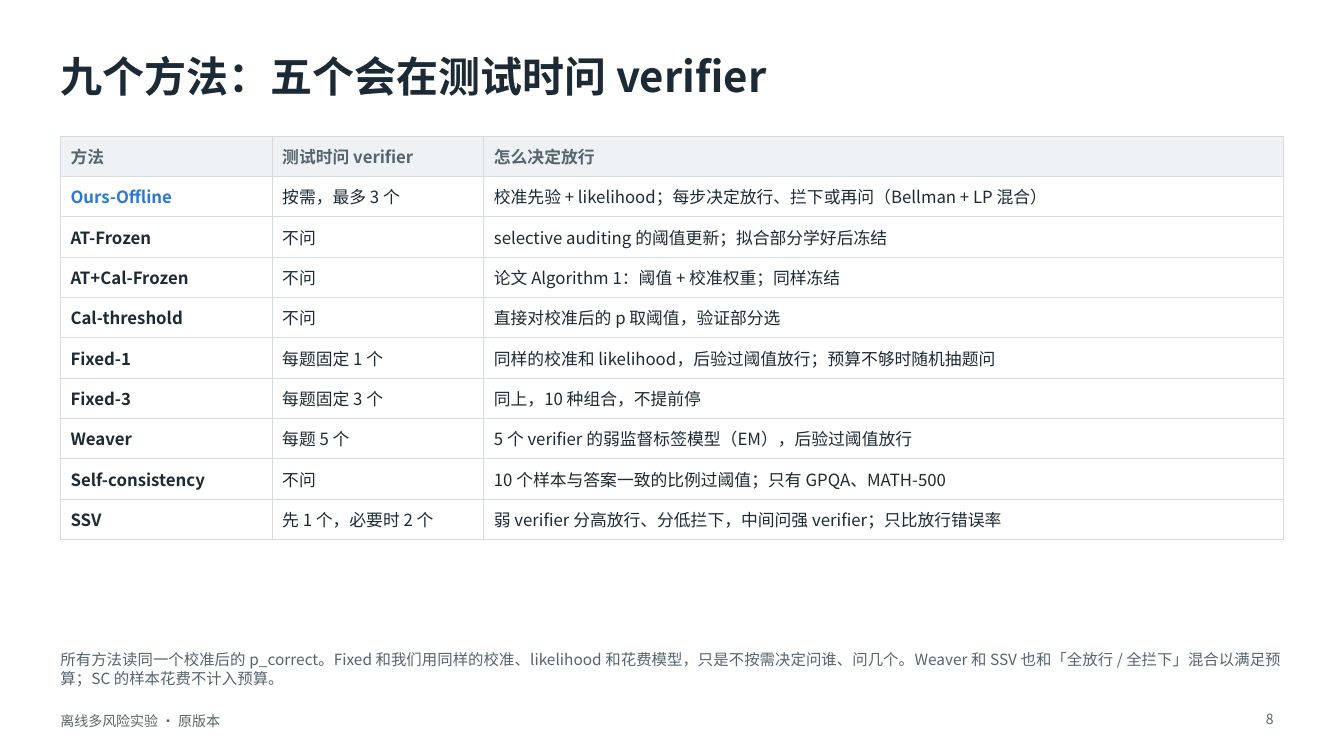
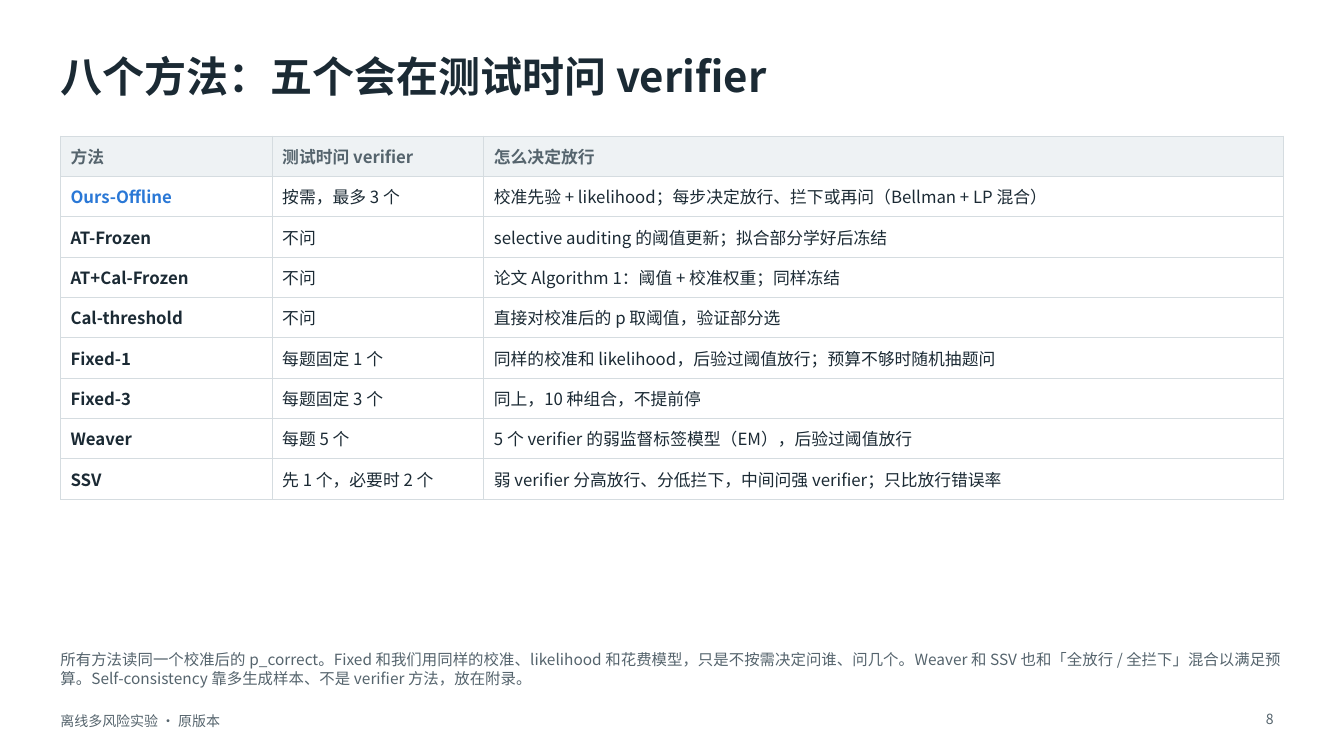
Before and after one commit to toz015/verification_generation_experiment, a slide deck: slide 8 of reports/offline_multirisk_20261116_calibrated/deck/离线多风险实验_原版本.pptx. Drawn at 1344x756 pixels with LibreOffice and Linux fonts; fonts in the diff are those of the drawing. Boxes give left, top, right and bottom in pixels: in the first picture for what was removed or moved away, otherwise in the second. Text is boxed around its words. In the diff, an @@ line names an element or a change of style, - is before the commit and + after.

```diff
--- a/reports/offline_multirisk_20261116_calibrated/deck/离线多风险实验_原版本.pptx
+++ b/reports/offline_multirisk_20261116_calibrated/deck/离线多风险实验_原版本.pptx
@@ title at (60,56,766,96): text changed @@
-九个方法：五个会在测试时问 verifier
+八个方法：五个会在测试时问 verifier
@@ table at (60,136,1284,493) @@
-row 9: Self-consistency | 不问 | 10 个样本与答案一致的比例过阈值；只有 GPQA、MATH-500
@@ text at (60,652,1280,688): text changed @@
-所有方法读同一个校准后的 p_correct。Fixed 和我们用同样的校准、likelihood 和花费模型，只是不按需决定问谁、问几个。Weaver 和 SSV 也和「全放行 / 全拦下」混合以满足预算；SC 的样本花费不计入预算。
+所有方法读同一个校准后的 p_correct。Fixed 和我们用同样的校准、likelihood 和花费模型，只是不按需决定问谁、问几个。Weaver 和 SSV 也和「全放行 / 全拦下」混合以满足预算。Self-consistency 靠多生成样本、不是 verifier 方法，放在附录。
```
Also in this commit, not shown: 12 other slides changed, 1 slide added, 7 other files.
